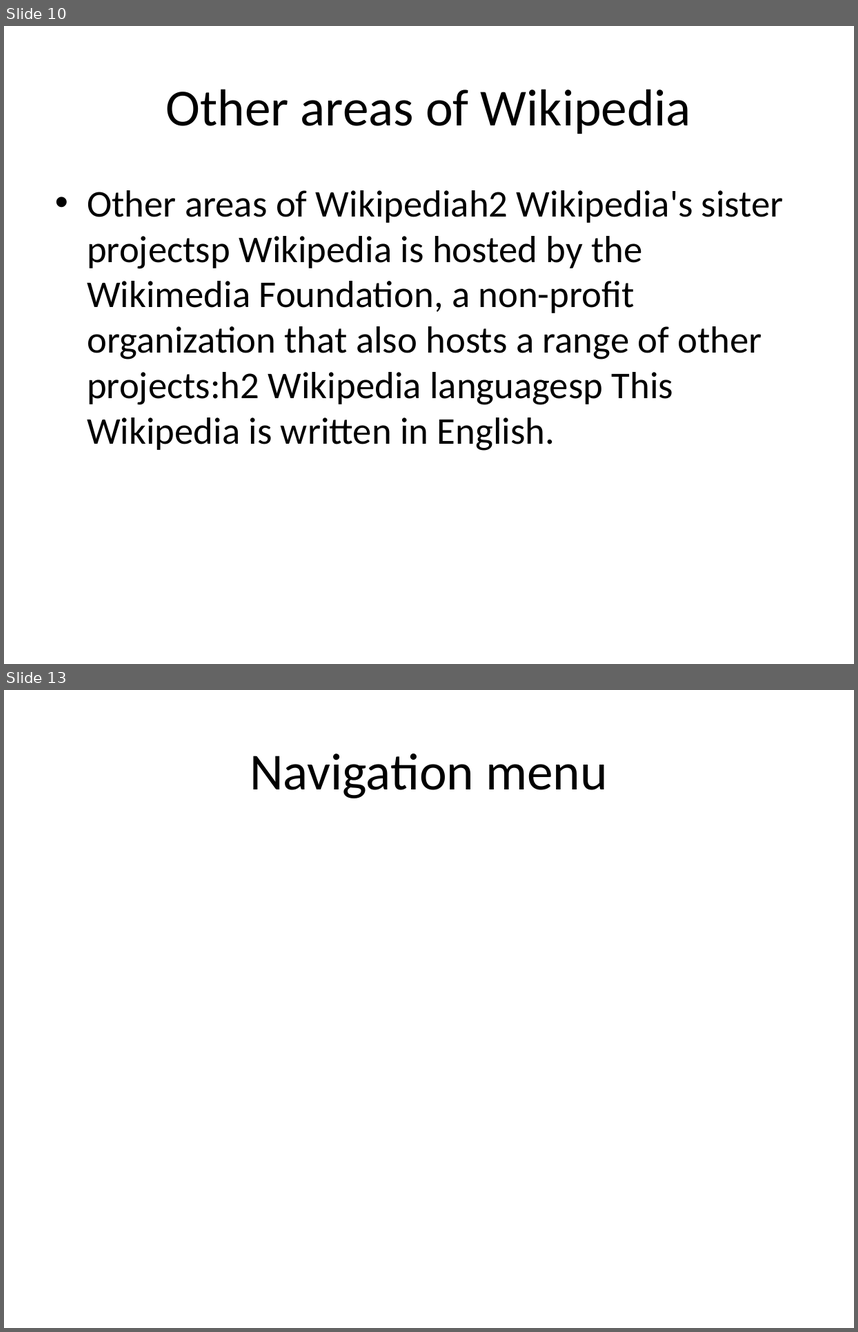
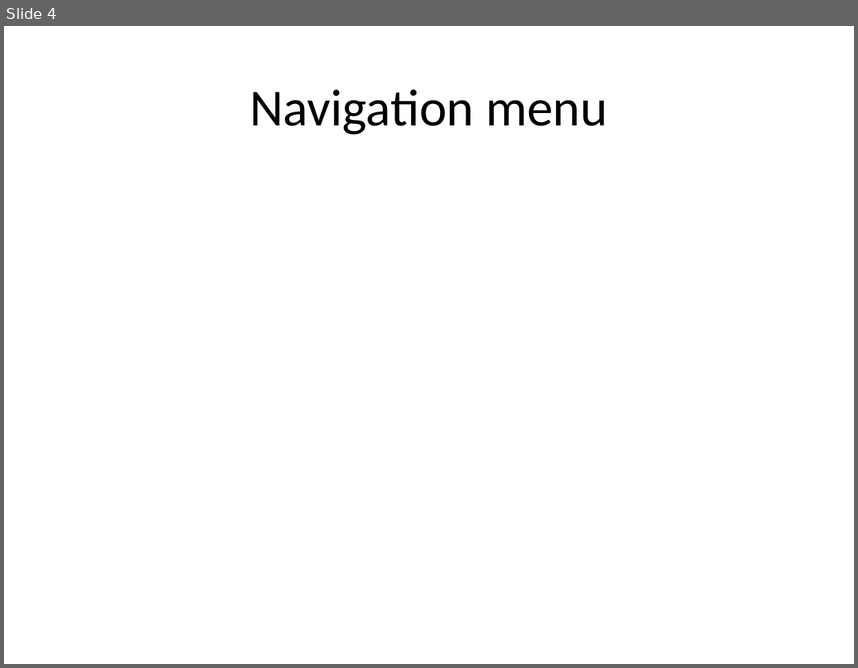
Before and after one commit to eppisai/Uplift---Smart-educational-Platform, a slide deck: AutoPPT-main/AutoPPT-main/something.pptx. Shown one above the other, each under a label of ours: slides 10 and 13 before the commit, slide 4 after it; the slides between them are not shown. The pictures are 858x1332 and 858x668 pixels, drawn with LibreOffice and Linux fonts; fonts in the diff are those of the drawing. Boxes give left, top, right and bottom in pixels: in the first picture for what was removed or moved away, otherwise in the second. Text is boxed around its words. In the diff, an @@ line names an element or a change of style, - is before the commit and + after.

```diff
--- a/AutoPPT-main/AutoPPT-main/something.pptx
+++ b/AutoPPT-main/AutoPPT-main/something.pptx
@@ slide 10 removed at box(4, 26, 854, 664), background #FFFFFF @@
@@ title removed at box(166, 89, 691, 134) @@
-Other areas of Wikipedia
@@ text removed at box(87, 190, 784, 450) @@
-• Other areas of Wikipediah2 Wikipedia's sister projectsp Wikipedia is hosted by the Wikimedia Foundation, a non-profit organization that also hosts a range of other projects:h2 Wikipedia languagesp This Wikipedia is written in English.
@@ what was slide 13 is now slide 4 @@
```
Also in this commit, not shown: 2 slides changed, 1 slide added, 11 other slides removed, 2 other files.
